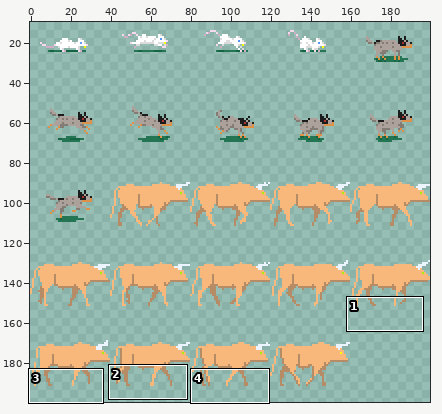
One commit to this sprite sheet: dist/sprites20.png. Above, an overview of the earlier version with the close-up marked.
Close-up. First the earlier version:
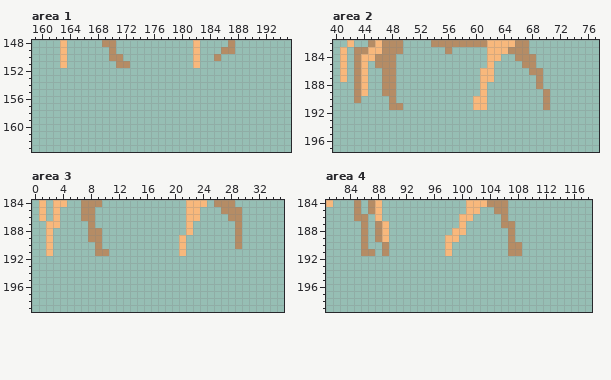
The file is 200x200 pixels. Colours within 5 levels of each other are drawn and written as one. Shown: area 1: x 159..195, y 148..163; area 2: x 40..77, y 182..197; area 3: x 0..35, y 184..199; area 4: x 81..118, y 184..199. The wide view leaves out empty margins. The commit also changed other parts of the picture, which this record leaves out.
The same view after the edit:
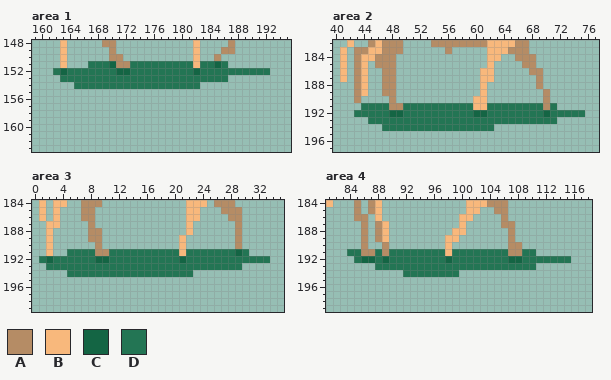
Palette (. is transparent): A #b58c65  B #f8b87c  C #146544  D #237554
Edits made:
Area 1:
y 151: x 167..170 .... -> DDDC; x 173..181 ......... -> DDDDDDDDD; x 183..186 .... -> DDCD
y 152: x 162..192 ............................... -> DCDDDDDDDCCDDDDDDDDDCDDDDDDDDDD
y 153: x 163..186 ........................ -> DDDDDDDDDDDDDDDDDDDDDDDD
y 154: x 165..182 .................. -> DDDDDDDDDDDDDDDDDD
Area 2:
y 191: x 44..47 .... -> DDDD; x 50..59 .......... -> DDDDDDDDDD; x 62..69 ........ -> DDDDDDDD; x 71 . -> D
y 192: x 43..75 ................................. -> DDDDDCCDDDDDDDDDDCCDDDDDDDDCDDDDD
y 193: x 45..71 ........................... -> DDDDDDDDDDDDDDDDDDDDDDDDDDD
y 194: x 47..62 ................ -> DDDDDDDDDDDDDDDD
Area 3:
y 191: x 5..8 .... -> DDDD; x 11..20 .......... -> DDDDDDDDDD; x 22..30 ......... -> DDDDDDDCD
y 192: x 1..33 ................................. -> DCDDDDDDCCDDDDDDDDDDCDDDDDDDDDDDD
y 193: x 2..29 ............................ -> DDDDDDDDDDDDDDDDDDDDDDDDDDDD
y 194: x 5..22 .................. -> DDDDDDDDDDDDDDDDDD
Area 4:
y 191: x 84..85 .. -> DD; x 88 . -> D; x 90..97 ........ -> DDDDDDDD; x 99..106 ........ -> DDDDDDDD; x 109..110 .. -> DD
y 192: x 85..115 ............................... -> DCCDCDDDDDDDDCDDDDDDDDCCDDDDDDD
y 193: x 88..110 ....................... -> DDDDDDDDDDDDDDDDDDDDDDD
y 194: x 92..99 ........ -> DDDDDDDD
Changed places in both close-ups, as pixel boxes (x1, y1, x2, y2):
added: (53, 61, 270, 89)
added: (354, 103, 585, 131)
added: (39, 249, 270, 277)
added: (347, 249, 571, 277)
